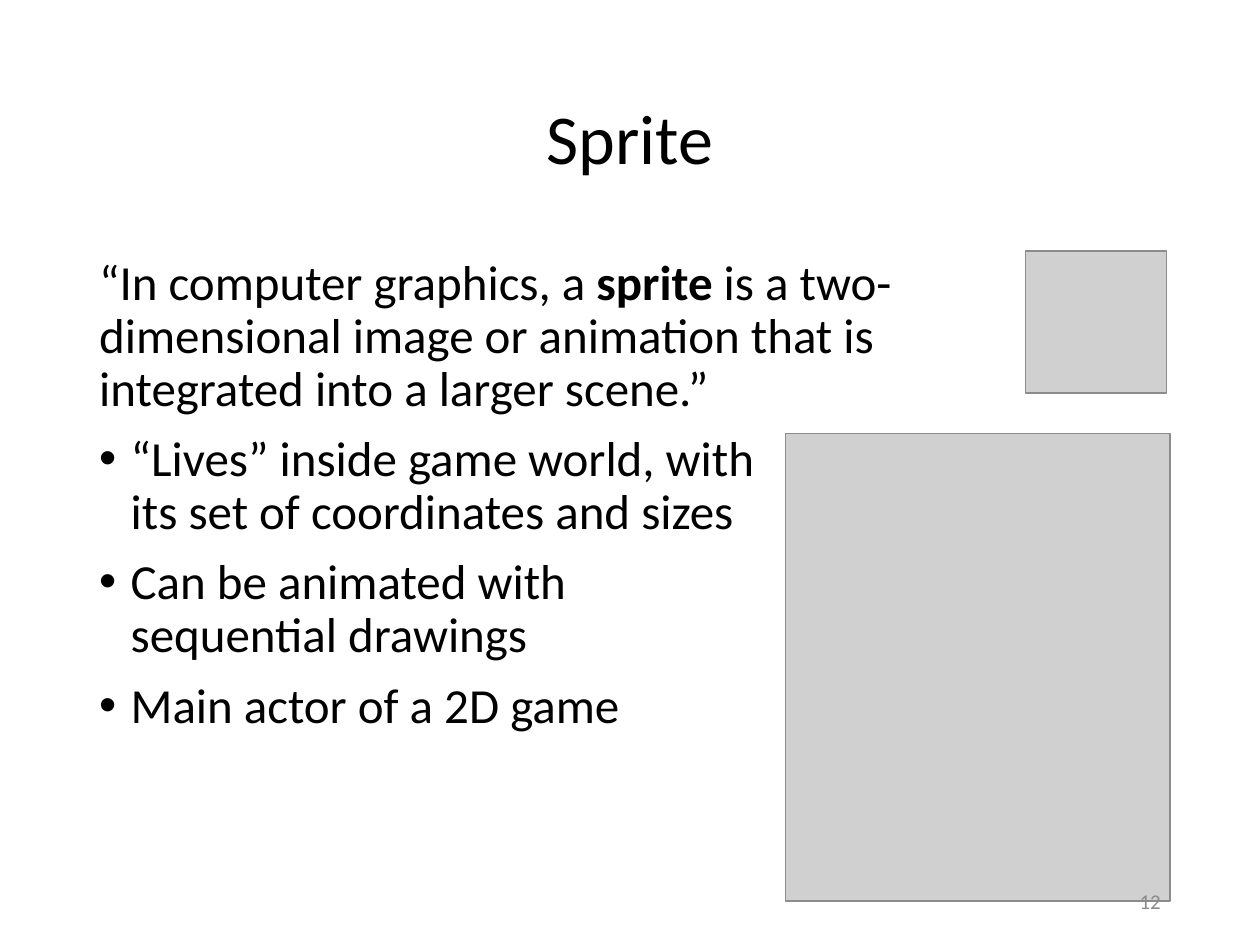
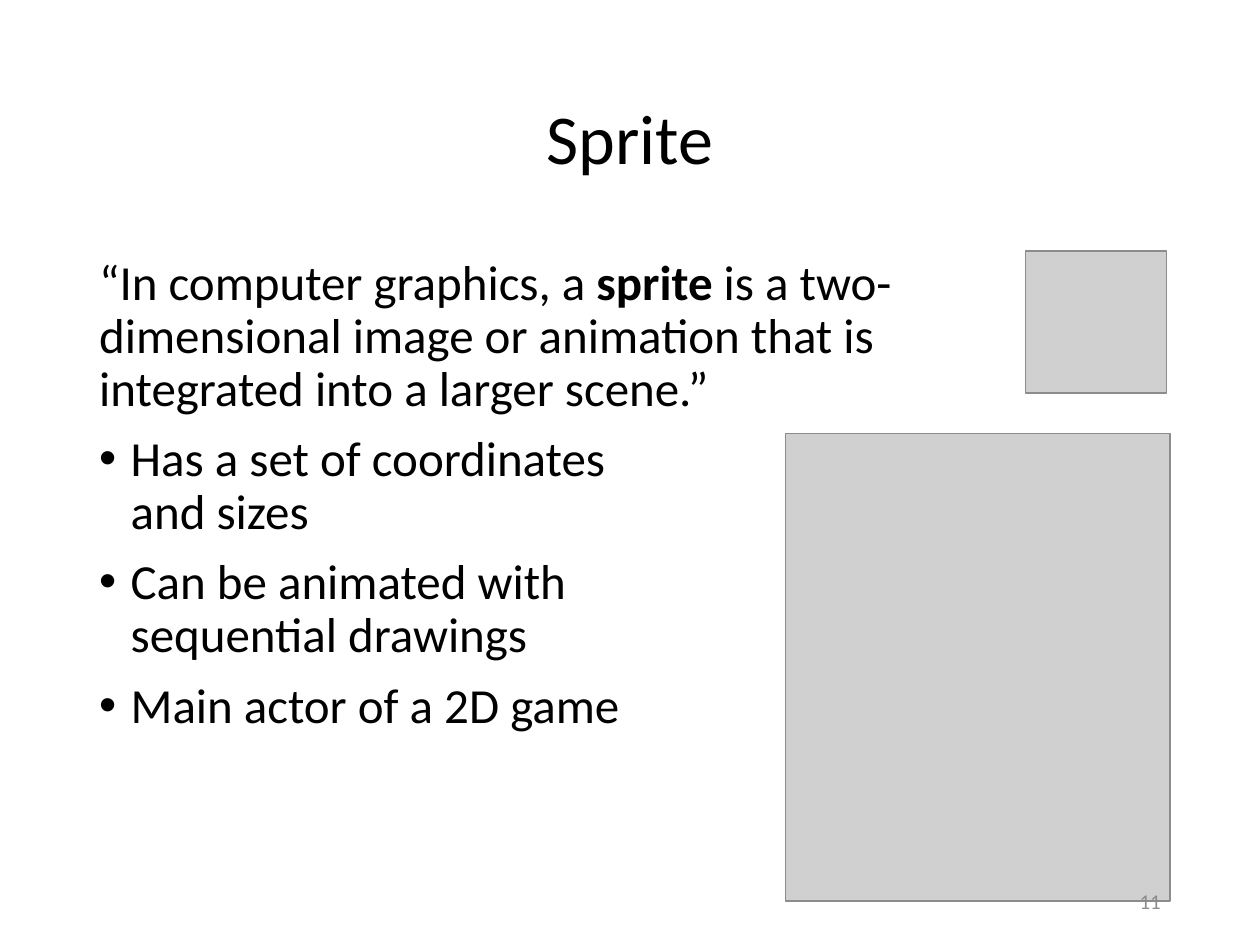
Before and after one commit to Lotti/codemotion2014, a slide deck: slide 11 of codemotion.pptx (slide 12 before the commit). Drawn at 1260x945 pixels with LibreOffice and Linux fonts; fonts in the diff are those of the drawing; grey boxes stand for pictures; background and template pictures are left out. Boxes give left, top, right and bottom in pixels: in the first picture for what was removed or moved away, otherwise in the second. Text is boxed around its words. In the diff, an @@ line names an element or a change of style, - is before the commit and + after.

Commit message:
cambiata slide game loop aggiunto riferimento a hello phaser

```diff
--- a/codemotion.pptx
+++ b/codemotion.pptx
@@ text at <box>131,442,605,530</box>: text changed @@
-• “Lives” inside game world, with
-  its set of coordinates and sizes
+• Has a set of coordinates
+  and sizes
@@ page number at <box>1140,896,1161,915</box>: text changed @@
-12
+11
```
Also in this commit, not shown: 4 other slides changed, 1 slide removed, 2 other files.
